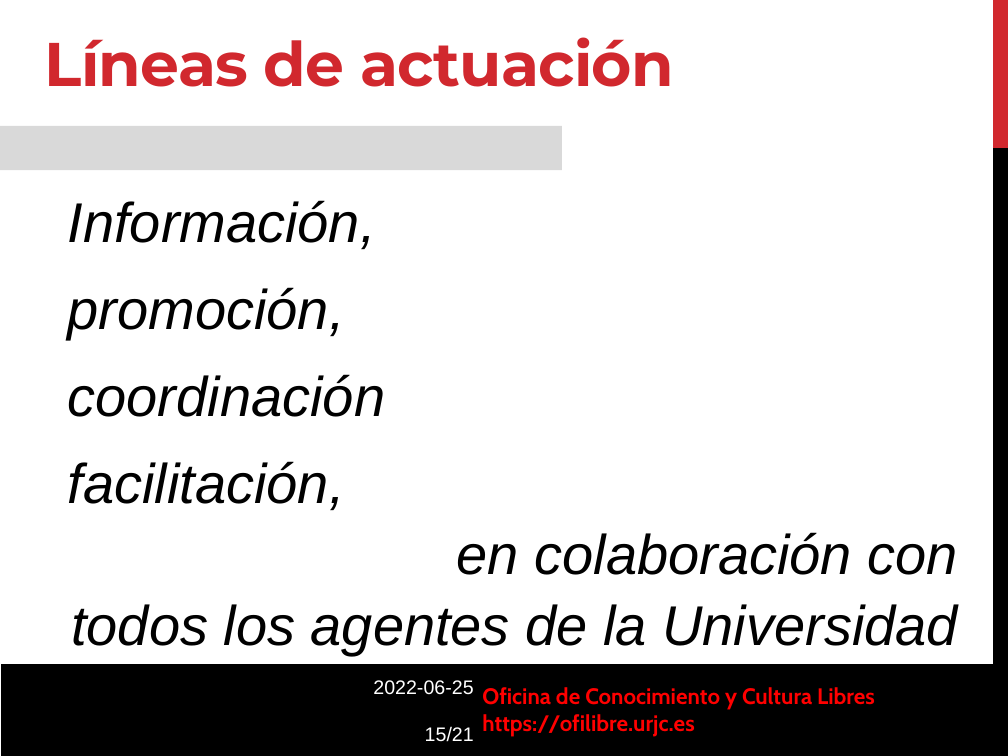
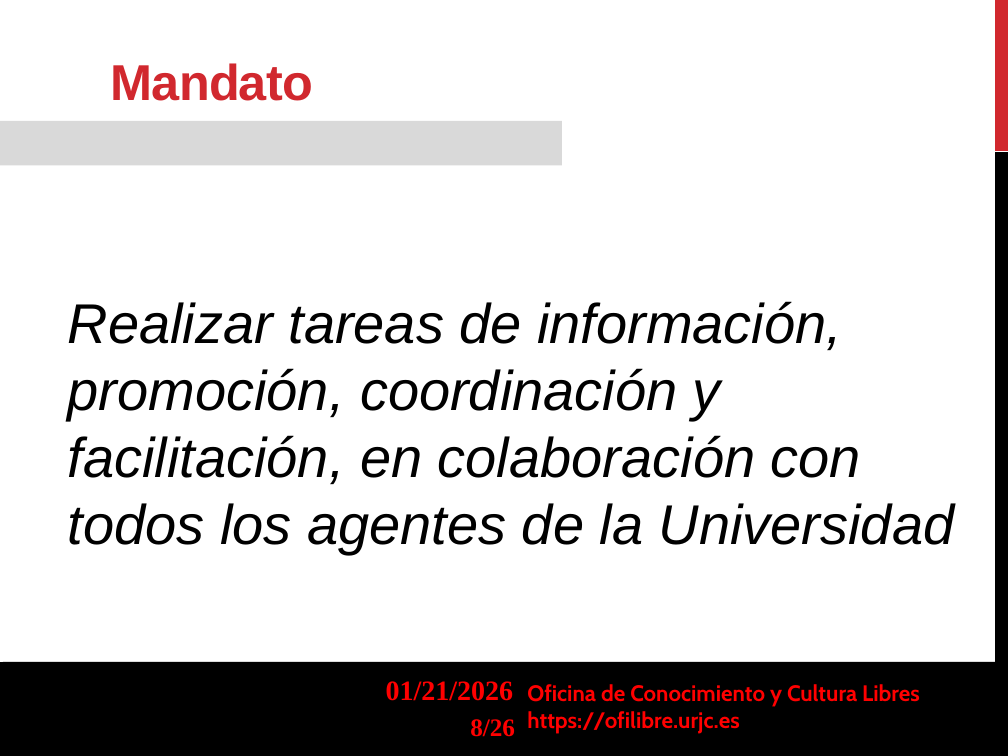
Before and after one commit to roberto-red/ofilibre, a slide deck: slide 8 of static/transpas/ofilibre/Modelo-OfiLibre.odp (slide 15 before the commit). Drawn at 1008x756 pixels with LibreOffice and Linux fonts; fonts in the diff are those of the drawing; background and template pictures are left out. Boxes give left, top, right and bottom in pixels: in the first picture for what was removed or moved away, otherwise in the second. Text is boxed around its words. In the diff, an @@ line names an element or a change of style, - is before the commit and + after.

Commit message:
Nueva presentación del "modelo OfiLibre"

```diff
--- a/static/transpas/ofilibre/Modelo-OfiLibre.odp
+++ b/static/transpas/ofilibre/Modelo-OfiLibre.odp
@@ text "Mandato" at [111, 63, 313, 101]: vertical alignment top to bottom @@
@@ freeform shape: place and size @@
-freeform shape at [994, 0, 1008, 147]
+freeform shape at [995, 0, 1008, 151]
@@ text at [111, 63, 313, 101]: text changed; size 44 to 36 pt; font Montserrat to Arial @@
-Líneas de actuación
+Mandato
@@ rectangle: place and size @@
-rectangle at [0, 126, 561, 170]
+rectangle at [0, 121, 561, 165]
@@ freeform shape: place and size @@
-freeform shape at [994, 143, 1008, 748]
+freeform shape at [995, 152, 1008, 756]
@@ text at [68, 301, 955, 554]: text changed @@
-Información,
-promoción,
-coordinación
-facilitación,
-en colaboración con
-todos los agentes de la Universidad
+Realizar tareas de información, promoción, coordinación y facilitación, en colaboración con todos los agentes de la Universidad
@@ freeform shape at [0, 661, 1008, 756]: outline redrawn @@
@@ text removed at [373, 680, 474, 742] @@
-2022-06-25
-15/21
@@ text added at [386, 681, 514, 701], 20 pt, text #FF0000, bold @@
+01/21/2026
@@ text "Oficina de Conocimiento y Cultura ...": place and size @@
-text "Oficina de Conocimiento y Cultura ..." at [482, 687, 875, 737]
+text "Oficina de Conocimiento y Cultura ..." at [527, 684, 920, 734]
@@ page number added at [470, 719, 515, 737], 18 pt, text #FF0000, bold @@
+8/26
```
Also in this commit, not shown: 7 other slides changed, 15 slides added, 10 slides removed, 3 other files.
